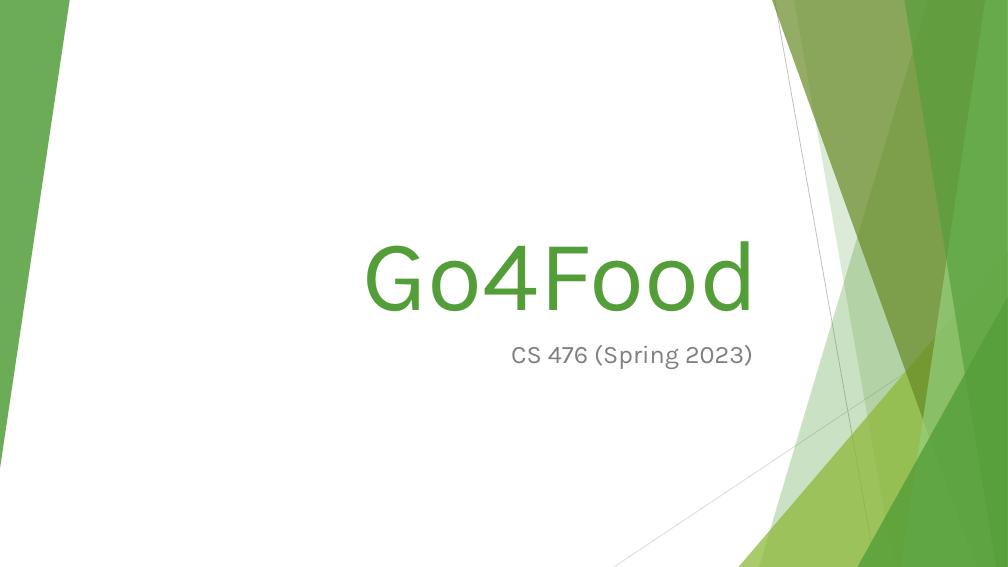
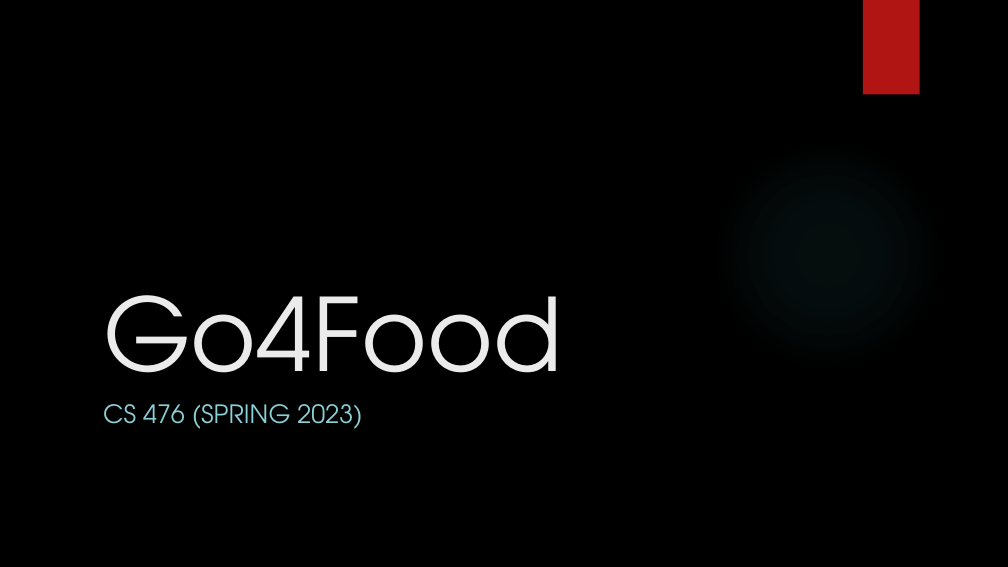
Before and after one commit to jmp808/Go4Food, a slide deck: slide 1 of Documents/Go4Food.pptx. Drawn at 1008x567 pixels with LibreOffice and Linux fonts; fonts in the diff are those of the drawing; background and template pictures are left out. Boxes give left, top, right and bottom in pixels: in the first picture for what was removed or moved away, otherwise in the second. Text is boxed around its words. In the diff, an @@ line names an element or a change of style, - is before the commit and + after.

```diff
--- a/Documents/Go4Food.pptx
+++ b/Documents/Go4Food.pptx
@@ background #FFFFFF to picture (left out) @@
@@ group removed at bbox=[0, 0, 1008, 567]: 5 freeform shapes, 3 triangles, 2 lines @@
@@ rectangle added at bbox=[863, 0, 920, 95], fill #B01513 @@
@@ title "Go4Food": place and size @@
-title "Go4Food" at bbox=[363, 241, 759, 312]
+title "Go4Food" at bbox=[103, 295, 563, 417]
@@ title "Go4Food" at bbox=[103, 295, 563, 417]: font Karla to TeX Gyre Adventor, text colour #549E39 to #EBEBEB; alignment right to left @@
@@ ellipse added at bbox=[712, 138, 944, 371], fill gradient #50B9C1 @@
@@ subtitle at bbox=[103, 404, 362, 429]: text changed; font Karla to TeX Gyre Adventor; text colour #808080 to #8AD0D6 @@
-CS 476 (Spring 2023)
+CS 476 (SPRING 2023)
```
Also in this commit, not shown: 4 other slides changed, 13 slides added, 5 slides removed, 3 other files.
